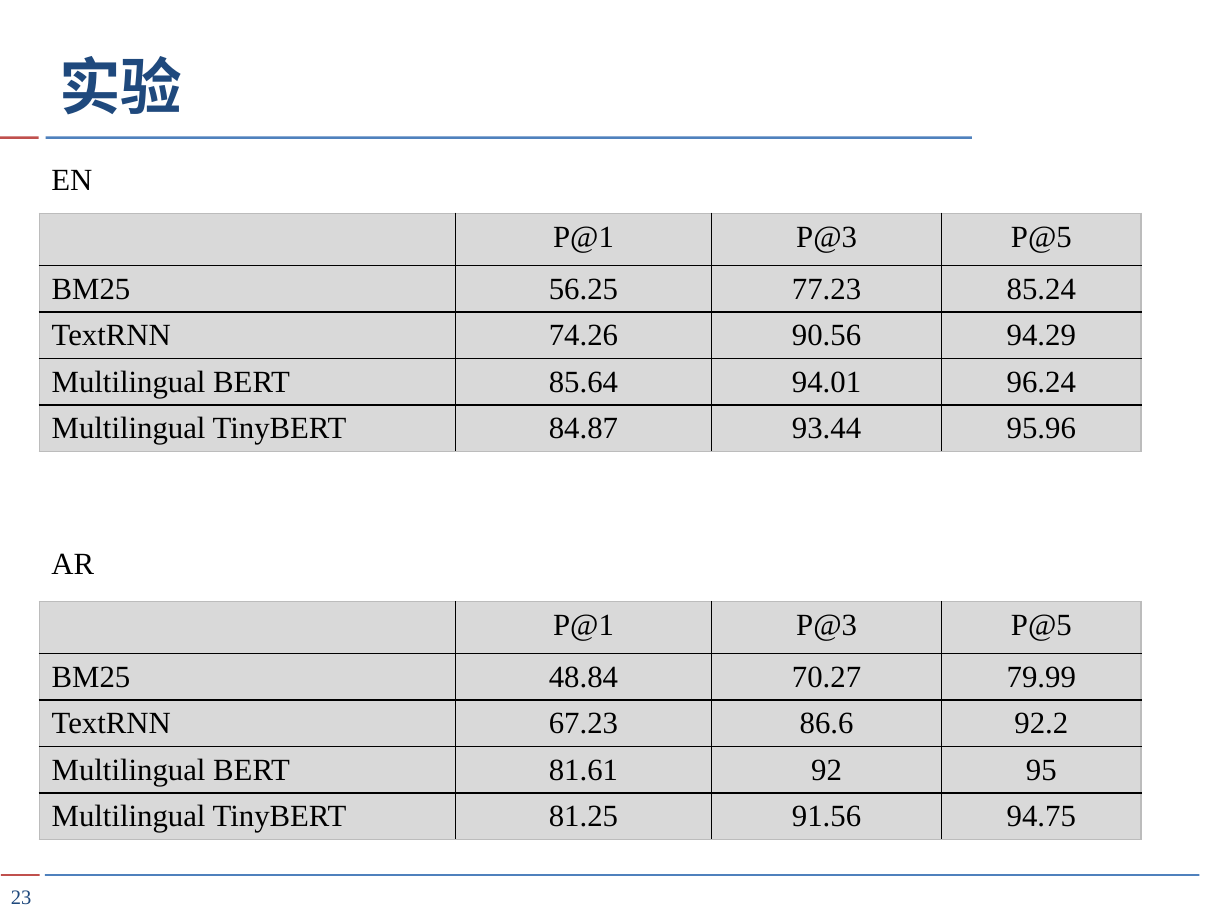
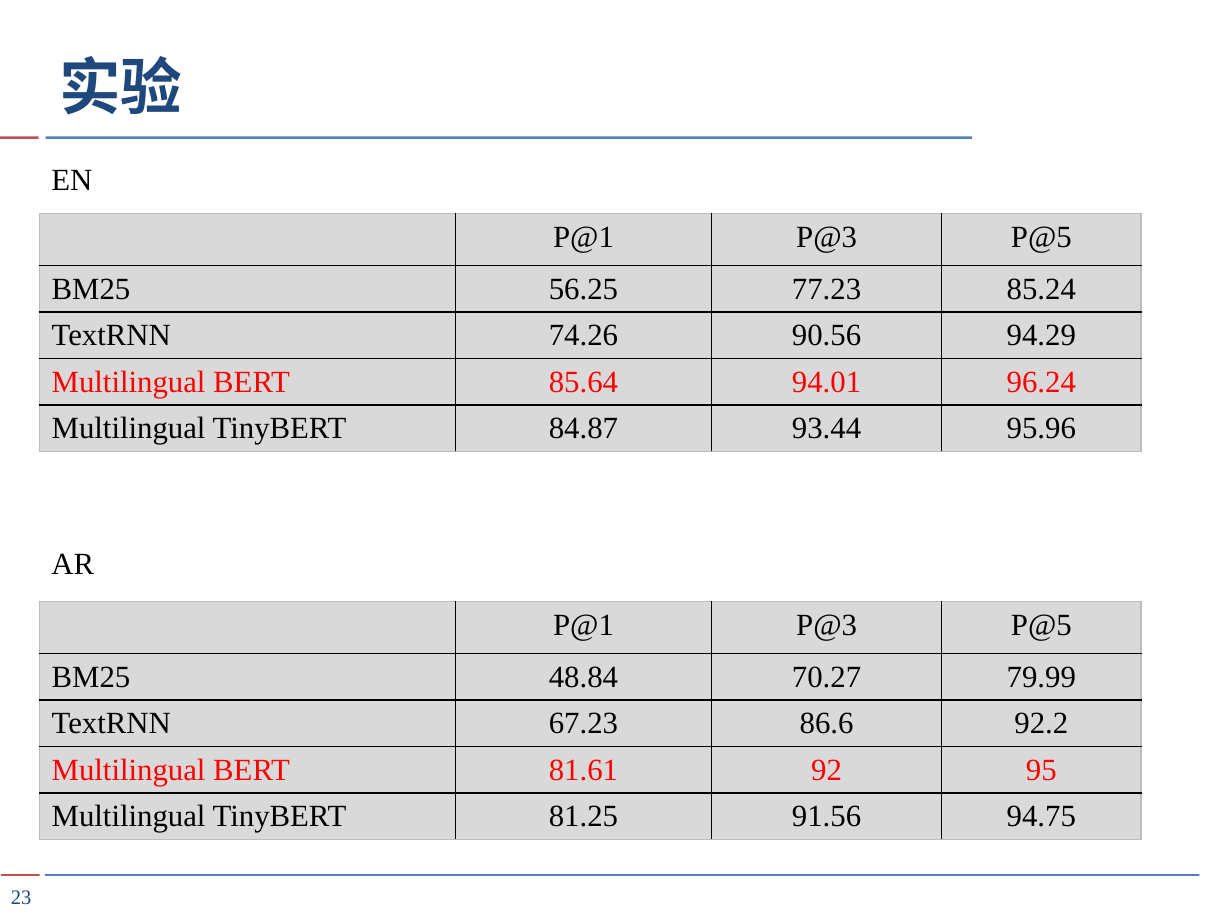
Before and after one commit to HMJW/hmjw.github.io, a slide deck: slide 23 of src/2020-9-3-text-ranker/TextRanker.pptx. Drawn at 1232x924 pixels with LibreOffice and Linux fonts; fonts in the diff are those of the drawing. Boxes give left, top, right and bottom in pixels: in the first picture for what was removed or moved away, otherwise in the second. Text is boxed around its words. In the diff, an @@ line names an element or a change of style, - is before the commit and + after.

Commit message:
TextRanker ppt

```diff
--- a/src/2020-9-3-text-ranker/TextRanker.pptx
+++ b/src/2020-9-3-text-ranker/TextRanker.pptx
@@ table at <box>39,213,1142,462</box> @@
@@ text colour #000000 to #FF0000 in "Multilingual BERT", "85.64", "94.01", "96.24" @@
@@ table at <box>39,601,1142,850</box> @@
@@ text colour #000000 to #FF0000 in "Multilingual BERT", "81.61", "92", "95" @@
```
Also in this commit, not shown: 12 other slides changed.
